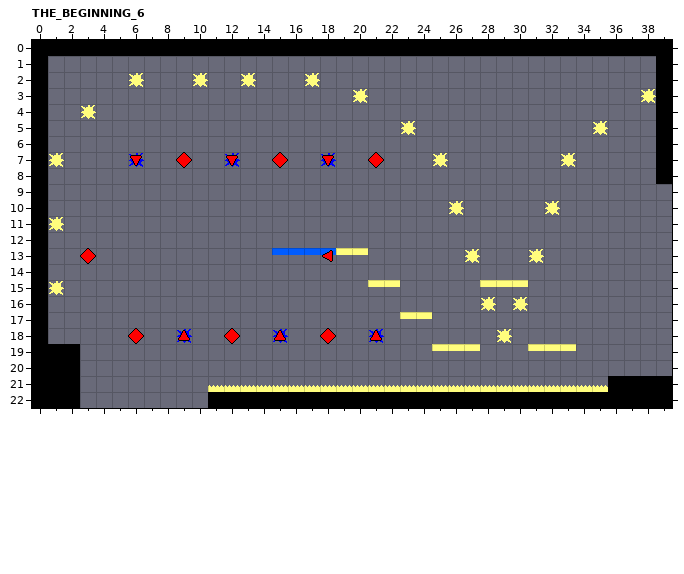
Two states of a LDtk project, Assets/LDtk/level_1.ldtk. The first picture shows the starting point.
Cells are 16x16 px. Shown: THE_BEGINNING_6 x 0..39, y 0..22. The commit also changed other parts of the map, which this record leaves out.
And afterwards:
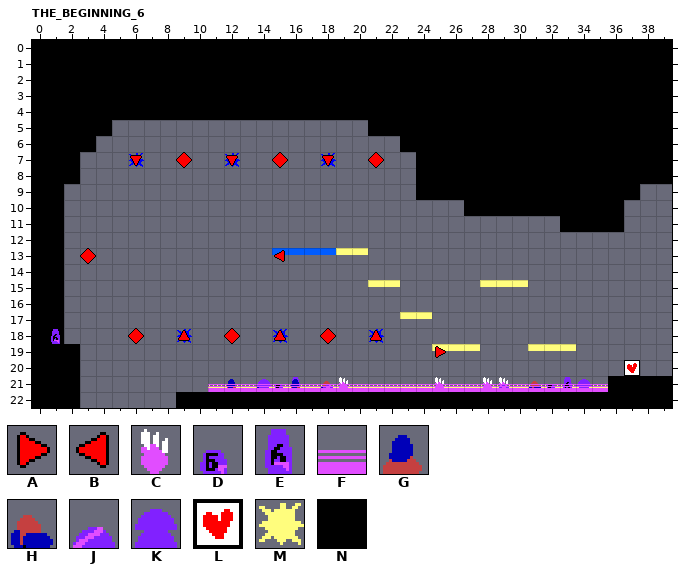
Key: from "CONTROLS": A 5, B 7; from "DECOR": C 0, D 34, E 35, F 56, G 74, H 75, J 98, K 99; from "ENTITIES": L 6, M 56; from "GROUND": N 0.
_ is an empty cell.
Tiles replaced or removed in this view: B, M.
Change:
Changed rows in their new state; . is an unchanged cell.
Layer "GROUND":
first column x 1:
 1 NNNNNNNNNNNNNNNNNNNNNNNNNNNNNNNNNNNNNN
 2 NNNNNNNNNNNNNNNNNNNNNNNNNNNNNNNNNNNNNN
 3 NNNNNNNNNNNNNNNNNNNNNNNNNNNNNNNNNNNNNN
 4 NNNNNNNNNNNNNNNNNNNNNNNNNNNNNNNNNNNNNN
 5 NNNN................NNNNNNNNNNNNNNNNNN
 6 NNN...................NNNNNNNNNNNNNNNN
 7 NN.....................NNNNNNNNNNNNNNN
 8 NN.....................NNNNNNNNNNNNNNN
 9 N......................NNNNNNNNNNNNNN.
10 N.........................NNNNNNNNNN..
11 N...............................NNNN..
12 N.....................................
13 N.....................................
14 N.....................................
15 N.....................................
16 N.....................................
17 N.....................................
18 N.....................................
first column x 9:
22 NN
Layer "ENTITIES":
first column x 1:
 2 ....._..._.._..._.....................
 3 ..................._................._
 4 .._...................................
 5 ......................_..........._...
 7 _......................._......._.....
10 ........................._....._......
11 _.....................................
13 .........................._..._.......
15 _.....................................
16 ..........................._._........
18 ............................_.........
20 ....................................L.
Layer "CONTROLS":
first column x 15:
13 B.._
first column x 25:
19 A
Layer "BACKGROUND_000":
first column x 1:
18 E................................
21 ...........D.DDE..C.....C...C..DE
Layer "BACKGROUND_100":
first column x 12:
21 G.H.G.H.........C..H..G
Layer "BACKGROUND_200":
first column x 14:
21 K...J..........J....K
Layer "FOG":
first column x 11:
21 FFFFFFFFFFFFFFFFFFFFFFFFF
Boxes around the changes in both pictures, in picture pixels (x1, y1, x2, y2):
changed: (48, 56, 656, 344)
added: (435, 346, 446, 358)
added: (624, 360, 640, 376)
added: (176, 377, 608, 408)
